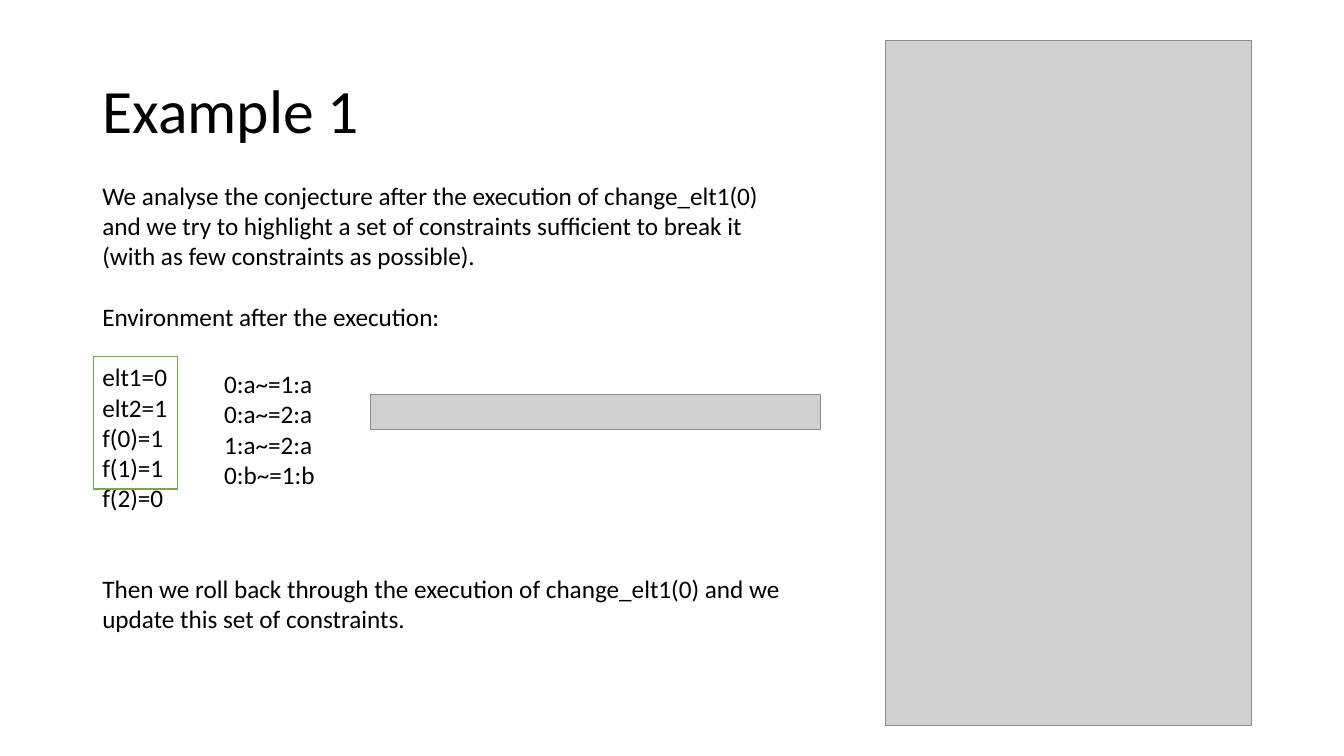
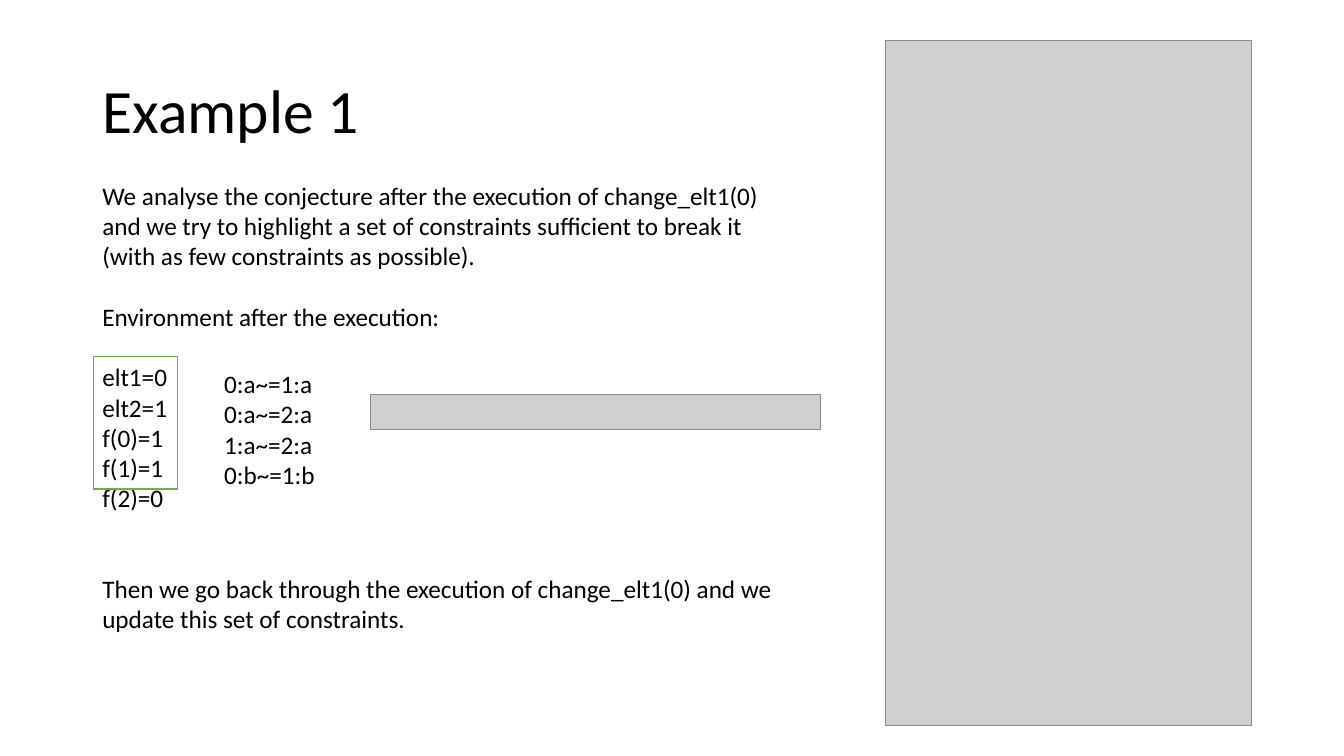
Before and after one commit to tjhance/ivy-research, a slide deck: slide 18 of invariant_synthesis/Invariant Synthesis.pptx. Drawn at 1344x756 pixels with LibreOffice and Linux fonts; fonts in the diff are those of the drawing; grey boxes stand for pictures. Boxes give left, top, right and bottom in pixels: in the first picture for what was removed or moved away, otherwise in the second. Text is boxed around its words. In the diff, an @@ line names an element or a change of style, - is before the commit and + after.

```diff
--- a/invariant_synthesis/Invariant Synthesis.pptx
+++ b/invariant_synthesis/Invariant Synthesis.pptx
@@ text at bbox=[102, 579, 771, 632]: text changed @@
-Then we roll back through the execution of change_elt1(0) and we update this set of constraints.
+Then we go back through the execution of change_elt1(0) and we update this set of constraints.
```
Also in this commit, not shown: 5 other slides changed, 2 slides added.
